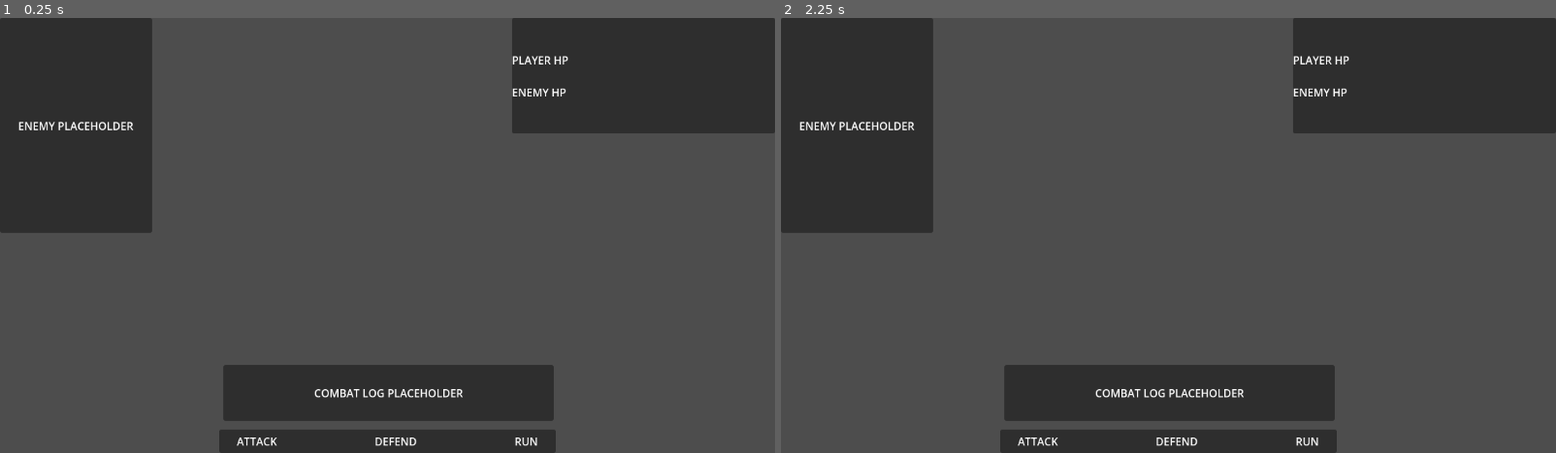
Above: before the commit, frames 1-2 (left to right).
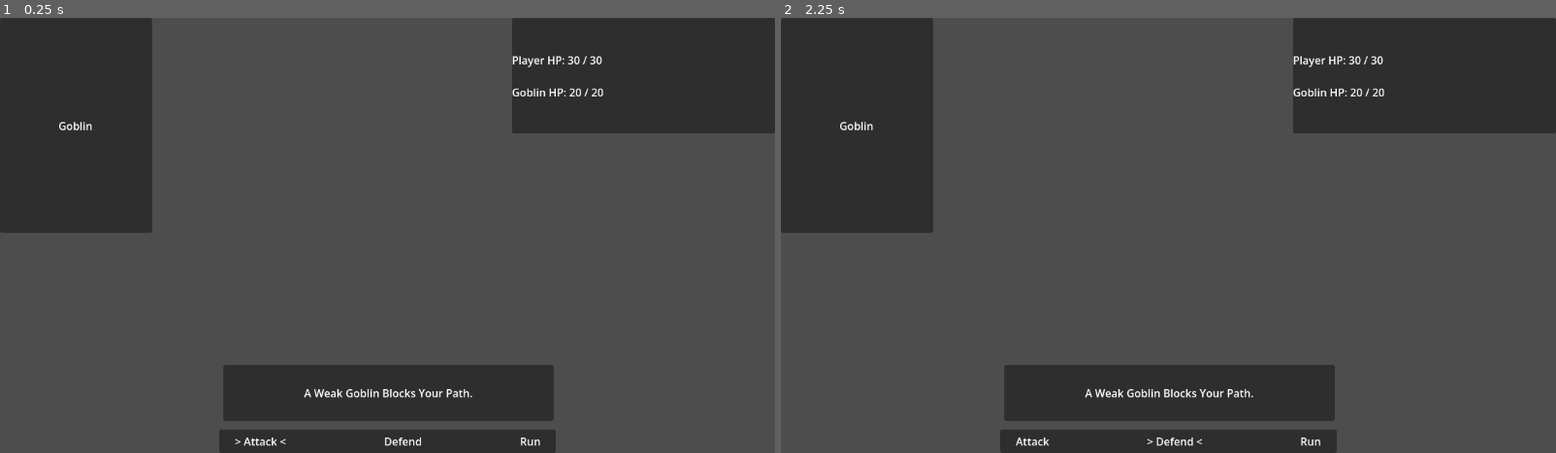
Above: after the commit, the same moments.

Repository: RaoulTheF00l/Tower-Slice
Game: Godot game, scene res://Scene/combat.tscn
Same seed, same stepped clock (60 frames per second), same inputs: the game is played once before the commit and once after it. This scene is started directly instead of the project's main scene.
Inputs:
- Up to frame 1 (0.25 s): no input
- Up to frame 2 (2.25 s): tap Enter (ui_accept) at 0.5, 0.77, 1.25, 1.52, 2 s; hold Right (ui_right) 0.53-1.28 s; hold Left (ui_left) 1.28-2.03 s; hold Right (ui_right) from 2.03 s (still down)

The runs differ from the first frame. In frame 1, 0.9% of the frame differs, in the area x 2-78%, y 8-99%; in frame 2, 0.9%.

Commit message:
added ui navigation

Diff:
--- /dev/null
+++ b/Scene/combat.gd
@@ -0,0 +1,78 @@
+extends Control
+
+
+@onready var enemy_label: Label = $EnemyPanel/EnemyLabel
+@onready var player_hp_label: Label = $PlayerPanel/HBoxContainer/PlayerHPLabel
+@onready var enemy_hp_label: Label = $PlayerPanel/HBoxContainer/EnemyHPLabel
+@onready var message_label: Label = $MessagePanel/MessageLabel
+
+
+@onready var attack_label: Label = $CommandPanel/HBoxContainer/AttackLabel
+@onready var defend_label: Label = $CommandPanel/HBoxContainer/DefendLabel
+@onready var run_label: Label = $CommandPanel/HBoxContainer/RunLabel
+
+
+var player_maxHp := 30
+var player_hp := 30
+
+
+var enemy_name := "Goblin"
+var enemy_max_hp := 20
+var enemy_hp := 20
+
+
+var command_labels: Array[Label] = []
+var command_names := ["Attack", "Defend", "Run"]
+var selected_command_index := 0
+
+
+# Called when the node enters the scene tree for the first time.
+func _ready() -> void:
+	command_labels = [
+		attack_label,
+		defend_label,
+		run_label
+	]
+
+	enemy_label.text = enemy_name
+	message_label.text = "A Weak Goblin Blocks Your Path."
+	_update_status()
+	_update_command_menu()
+
+
+# Called every frame. 'delta' is the elapsed time since the previous frame.
+@warning_ignore("unused_parameter")
+func _process(delta: float) -> void:
+	pass
+
+
+func _unhandled_input(event: InputEvent) -> void:
+	if event.is_action_pressed("ui_right"):
+		selected_command_index += 1
+
+		if selected_command_index >= command_names.size():
+			selected_command_index = 0
+
+		_update_command_menu()
+
+	if event.is_action_pressed("ui_left"):
+		selected_command_index -= 1
+
+		if selected_command_index < 0:
+			selected_command_index = command_names.size() - 1
+
+		_update_command_menu()
+
+
+
+func _update_status() -> void:
+	enemy_hp_label.text = enemy_name + " HP: " + str(enemy_hp) + " / " + str(enemy_max_hp)
+	player_hp_label.text = "Player HP: " + str(player_hp) + " / " + str(player_maxHp)
+
+
+func _update_command_menu() -> void:
+	for i in command_labels.size():
+		if i == selected_command_index:
+			command_labels[i].text = "> " + command_names[i] + " <"
+		else:
+			command_labels[i].text = command_names[i]
--- a/Scene/combat.tscn
+++ b/Scene/combat.tscn
@@ -1,4 +1,6 @@
 [gd_scene format=3 uid="uid://cix7kge4gokqj"]
+
+[ext_resource type="Script" uid="uid://bfid1s5cxufof" path="res://Scene/combat.gd" id="1_6nktc"]
 
 [node name="Combat" type="Control" unique_id=242215240]
 layout_mode = 3
@@ -7,6 +9,7 @@
 anchor_bottom = 1.0
 grow_horizontal = 2
 grow_vertical = 2
+script = ExtResource("1_6nktc")
 
 [node name="EnemyPanel" type="Panel" parent="." unique_id=1804277974]
 layout_mode = 0
Not shown, added: Scene/combat.gd.uid
